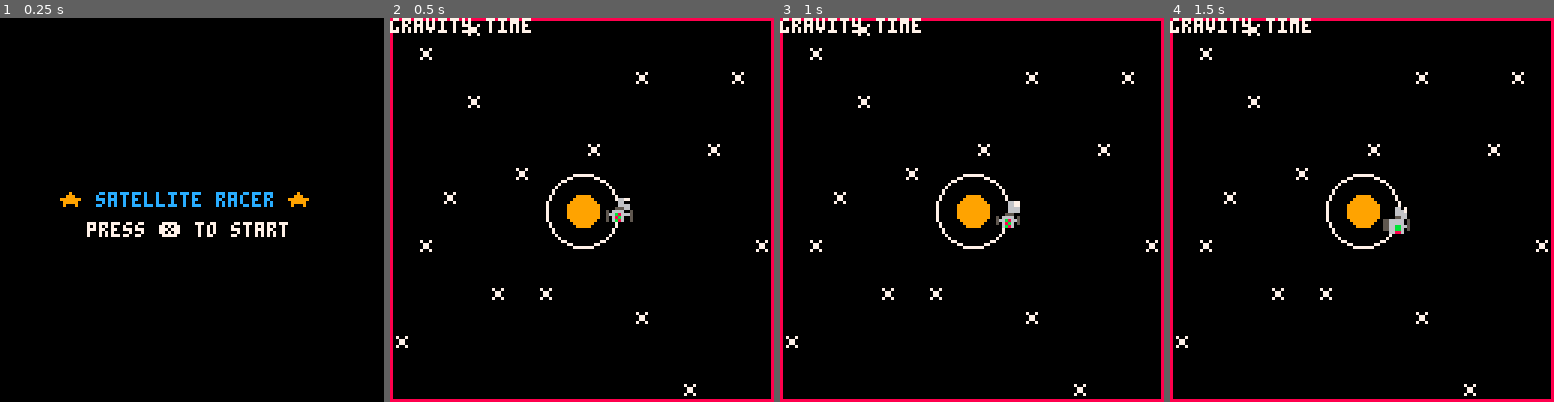
Above: before the commit, frames 1-4 (left to right).
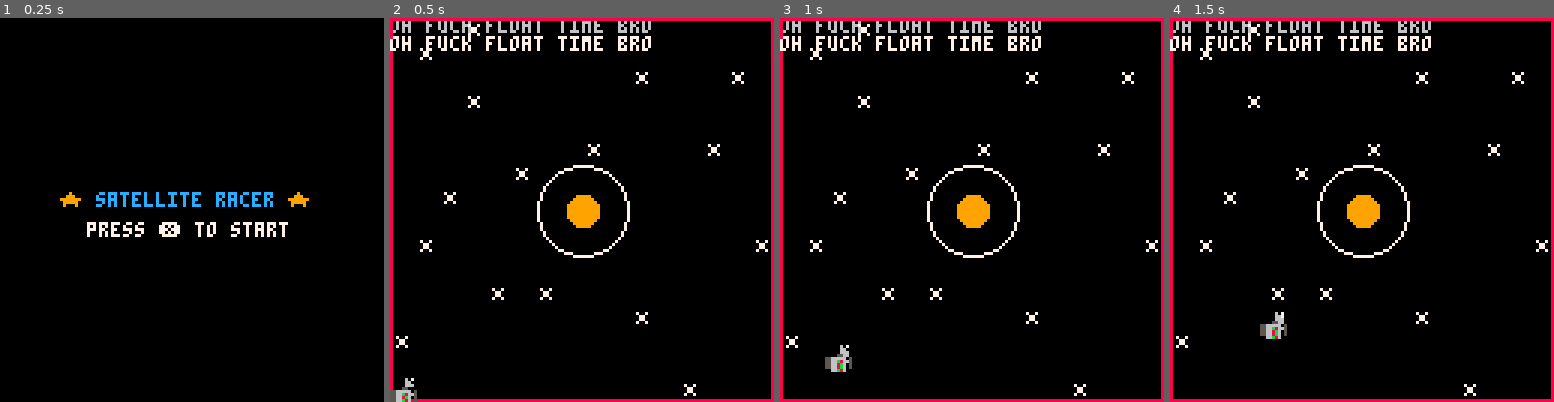
Above: after the commit, the same moments.

Repository: jackawackadoo/Sattelite_Racer
Game: PICO-8 cartridge sattelite_racer.p8
Two runs of this game, one before a commit and one after it. Both use one fixed random seed, a clock stepped at 60 frames per second and the inputs below.
Inputs:
- Up to frame 1 (0.25 s): no input
- Up to frame 2 (0.5 s): tap X (X key) at 0.33 s
- Up to frame 3 (1 s): no input
- Up to frame 4 (1.5 s): tap X (X key) at 1.07 s

Frame 1 is identical in both runs. In frame 2, 3.6% of the frame differs, in the area x 0-68%, y 0-100%; in frame 3, 3.6%; in frame 4, 3.7%, in the area x 0-68%, y 0-84%.

Commit message:
satellite gets caught in field, can go clockwise or counter clockwise but needs tweaks for how to decide that

Diff:
--- a/sattelite_racer.p8
+++ b/sattelite_racer.p8
@@ -35,15 +35,10 @@
 end
 
 function _update()
-		angle += 3
-		if (angle > 360) angle = 0
 		cls()
 		satellite.angle = 25
 		update_pos(satellite)
-		s = 1
 	 satellite.angle = angle_r / 360
-		x = originx + radius * cos(angle/360)
-		y = originy + radius * sin(angle/360)
 		if btn(➡️) then angle_r -= 3 end
 		if btn(⬅️) then angle_r +=3 	end
 		end
@@ -101,7 +96,7 @@
 -- x pos, y pos, radius, color
 planet_idx = 0
 planets = {}
-atmosphere_r = 2.5
+atmosphere_r = 3
 
 
 function draw_planet(x_spot, y_spot, size, c)
@@ -117,20 +112,47 @@
 
 -- is this planet's gravity
 -- acting on the satellite?
-function check_gravity(satellite, planet)
-	t_x = abs(satellite.x - planet.x)
-	t_y = abs(satellite.y - planet.y)
+function check_gravity(sat)
+	t_x = abs(sat.x - sat.planet.x)
+	t_y = abs(sat.y - sat.planet.y)
 	t_h = flr(sqrt((t_x^2) + (t_y^2)))
 	-- note: replace with meaningful code
 	-- below
-	if (t_h > planet.radius and t_h < (planet.radius * atmosphere_r)) then
-		print ("gravity time")
+	if (t_h > sat.planet.radius and t_h < ((sat.planet.radius * atmosphere_r)+4)) then
+		if not (sat.gravity) then
+			if (clock_dir(sat)) then
+				sat.speed = 8
+			else
+				sat.speed = -8
+			end
+		end
+		sat.gravity = true
+		sat.launch_angle = 0
 
 	else
+
 		print ("oh fuck float time bro")
-	end
-end
-
+		sat.gravity = false
+		sat.speed = 1
+	end
+end
+…(4 lines of a section not shown)…
+-- depending on the angle of entry
+-- determine whether sat moves
+-- clockwise or counterclockwise
+function clock_dir(sat)
+	local p_x = sat.planet.x
+	local p_y = sat.planet.y
+
+	if ((sat.y > p_y and sat.x < p_x) or (sat.y < p_y and sat.x > p_x)) then
+		return true
+	else
+		return false
+	end
+end
 -->8
 -- satellite functions
 
@@ -143,7 +165,7 @@
 -- speed: delta x per update
 -- is gravity pullling sat
 -- radius of orbit
-satellite = {x = 64, y = 64, angle = 0.60, launch_angle = 0.60, speed = 0.5,gravity = true, radius = (5*2.5), planet = {x=64,y=64,radius=5}, planet_angle = 0}
+satellite = {x = 0, y = 128, angle = 0.95, launch_angle = 0.1, speed = 1,gravity = false, radius = (5*3), planet = {x=64,y=64,radius=5}, planet_angle = 0}
 
 
 -- update satellie table
@@ -157,18 +179,23 @@
 end
 
 function update_pos(sat)
-	if ((sat.launch_angle > 0.5) and (sat.launch_angle < 0.75)) then
-		sat.speed = abs(sat.speed) * (-1)
-	else
-		sat.speed = abs(sat.speed)
-	end
+	if not(sat.gravity) then
+		if ((sat.launch_angle > 0.5) and (sat.launch_angle < 0.75)) then
+			sat.speed = abs(sat.speed) * (-1)
+		else
+			sat.speed = abs(sat.speed)
+		end
+	end
+	check_gravity(sat)
 	if (sat.gravity) then
-
+		-- orbit
 	 sat.x = sat.planet.x + sat.radius * cos(sat.planet_angle/360)
 		sat.y = sat.planet.y + sat.radius * sin(sat.planet_angle/360)
 		sat.planet_angle += sat.speed
-		-- get grav radius
-		-- orbit planet
+
+		-- simulate gravitational
+		-- pull
+		sat.radius -=0.02
 	else
 		-- no gravity movement
 		sat.x += sat.speed
